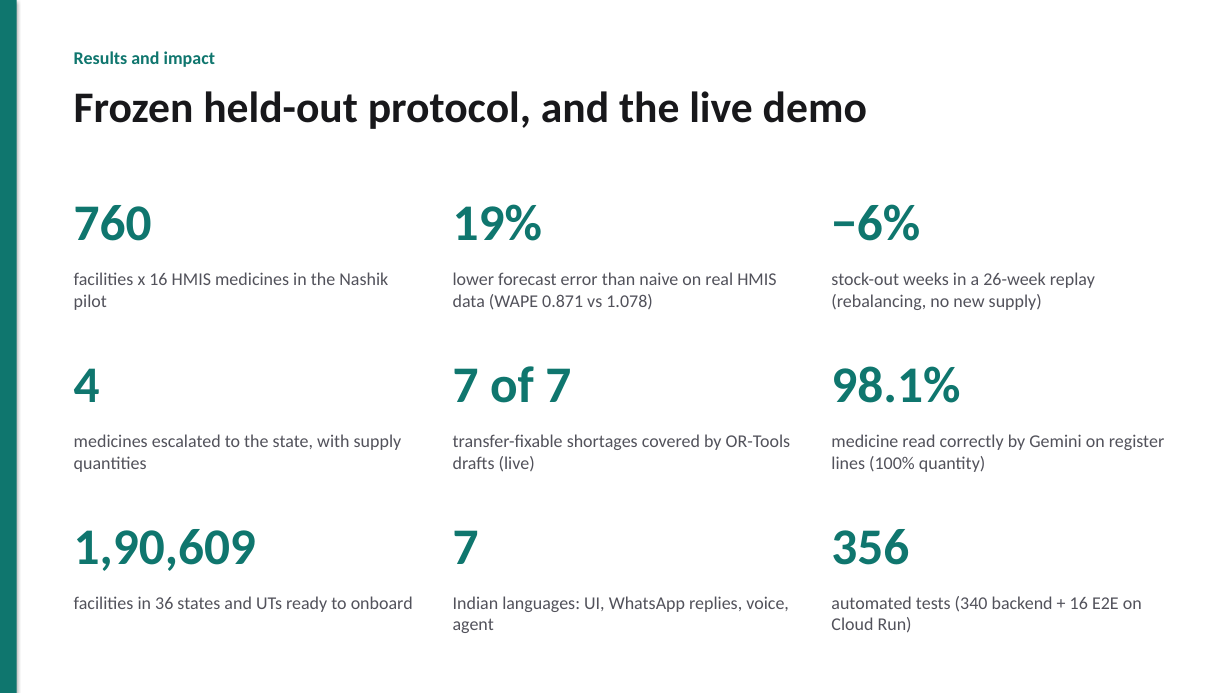
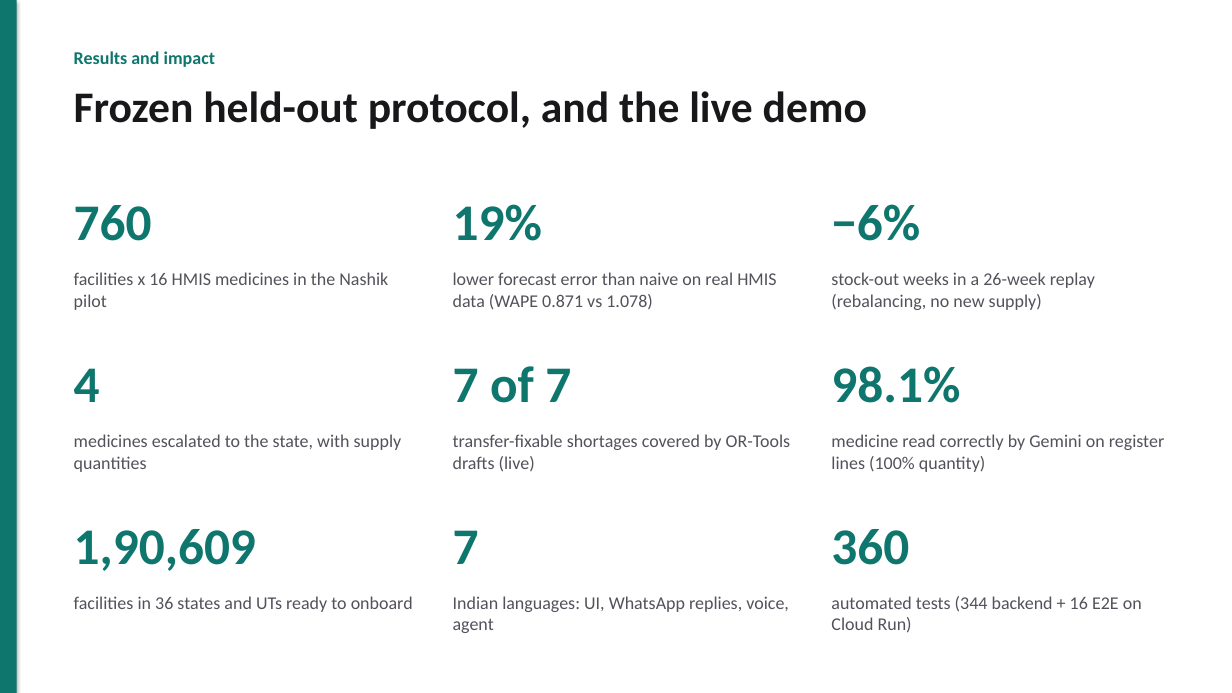
Before and after one commit to akshat333-debug/AushadhiNet, a slide deck: slide 9 of docs/pitch/AushadhiNet-pitch.pptx. Drawn at 1232x693 pixels with LibreOffice and Linux fonts; fonts in the diff are those of the drawing. Boxes give left, top, right and bottom in pixels: in the first picture for what was removed or moved away, otherwise in the second. Text is boxed around its words. In the diff, an @@ line names an element or a change of style, - is before the commit and + after.

```diff
--- a/docs/pitch/AushadhiNet-pitch.pptx
+++ b/docs/pitch/AushadhiNet-pitch.pptx
@@ text at [831, 529, 909, 565]: text changed @@
-356
+360
@@ text at [831, 596, 1142, 633]: text changed @@
-automated tests (340 backend + 16 E2E on Cloud Run)
+automated tests (344 backend + 16 E2E on Cloud Run)
```
Also in this commit, not shown: 29 other files.
